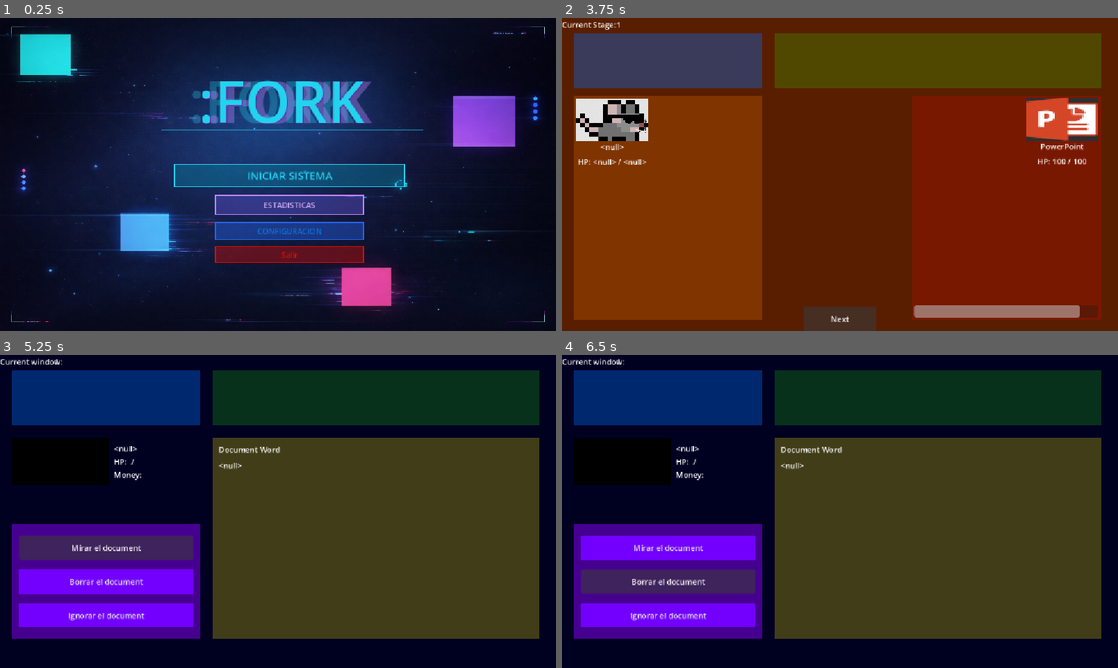
Above: before the commit, frames 1-4 (two rows, left to right).
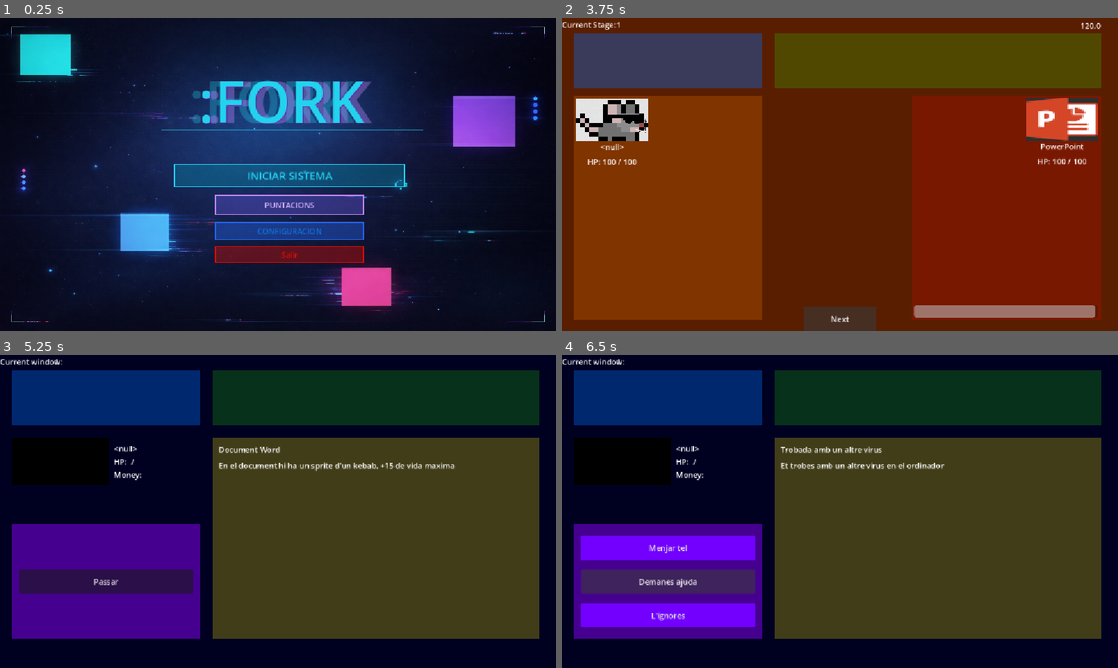
Above: after the commit, the same moments.

Repository: Anderson-Jimenez/-fork
Game: Godot game, scene res://scenes/menu.tscn
Same seed, same stepped clock (60 frames per second), same inputs: the game is played once before the commit and once after it.
Inputs (mouse positions are in pixels of both pictures, inside the frame that each line leads up to):
- Up to frame 1 (0.25 s): no input
- Up to frame 2 (3.75 s): click "ESTADISTICAS" (after the commit: "PUNTACIONS") at 0.5 s; click (840, 293) at 1.25 s, where only the run after the commit has a clickable "Tornar al menu"; click "INICIAR SISTEMA" at 2 s; click "Comenzar" at 2.75 s; click "Next" at 3.5 s
- Up to frame 3 (5.25 s): click "Next" at 4.25 s; click "Mirar el document" at 5 s
- Up to frame 4 (6.5 s): click (667, 580) at 5.75 s, where only the run after the commit has a clickable "Passar"

The runs differ from the first frame. In frame 1, 0.1% of the frame differs, in the area x 47-57%, y 58-61%; in frame 2, 0.3%; in frame 3, 7.8%, in the area x 3-82%, y 34-87%; in frame 4, 1.1%.
Error before the commit: Invalid access to property or key 'NAME' on a base object of type 'Dictionary'. (res://autoloads/characterStats.gd:22)
Error after the commit: Parse Error: Could not find type "SQLite" in the current scope. (res://autoloads/db.gd:3)

Commit message:
cosa d'events i mes merda

Diff:
--- a/autoloads/characterStats.gd
+++ b/autoloads/characterStats.gd
@@ -1,17 +1,23 @@
 extends Node
 
-var nameChar;
-var hp;
-var maxHp;
-var slots = [];
-var money=50;
-var sprite;
-var startingHand;
-var cards = [];
+var nameChar
+var maxHp: int=100
+var hp: int = 100 :
+	set(valor):
+		hp = clampi(valor, 0, maxHp)
 
-var cardActivated = 0;
-var dmgRecived = 0;
-var dmgDealed = 0;
+var slots = []
+var money: int = 50 :
+	set(valor):
+		money = maxi(valor, 0)
+
+var sprite
+var startingHand
+var cards = []
+
+var cardActivated = 0
+var dmgRecived = 0
+var dmgDealed = 0
 
 
 func gameOver():
@@ -20,8 +26,8 @@
 
 func setCharacter(char):
 	nameChar=char["NAME"]
+	maxHp=int(char["HP"])
 	hp=int(char["HP"])
-	maxHp=int(char["HP"])
 	slots=char["SLOTS"]
 	sprite=char["SPRITE"]
 	startingHand=char["SARTING_HAND"]
--- /dev/null
+++ b/autoloads/db.gd
@@ -0,0 +1,56 @@
+extends Node
+
+var db: SQLite
+
+const DB_DESTÍ := "user://puntuacions.db"
+
+func _ready():
+	_crear_i_connectar()
+
+func _crear_i_connectar():
+	db = SQLite.new()
+	db.path = DB_DESTÍ
+	db.verbosity_level = SQLite.QUIET
+
+	if db.open_db():
+		print("Base de dades connectada correctament!")
+	else:
+		push_error("No s'ha pogut obrir la base de dades!")
+		return
+
+	_crear_taules()
+
+func _crear_taules():
+	db.query("
+        CREATE TABLE IF NOT EXISTS puntuacions (
+			id        INTEGER PRIMARY KEY AUTOINCREMENT,
+			personatge   TEXT    NOT NULL,
+			puntuacio INTEGER NOT NULL,
+			estatPartida BOOLEAN NOT NULL,
+            data      TEXT    DEFAULT (date('now'))
+        );
+	")
+
+func _inserir_dades_prova():
+	db.query("SELECT COUNT(*) as total FROM puntuacions;")
+	if db.query_result[0]["total"] == 0:
+		db.query("INSERT INTO puntuacions (personatge, puntuacio, estatPartida) VALUES ('Pep', 9500, 1);")
+		db.query("INSERT INTO puntuacions (personatge, puntuacio, estatPartida) VALUES ('Luciano', 7200, 0);")
+		db.query("INSERT INTO puntuacions (personatge, puntuacio, estatPartida) VALUES ('Anderson', 8800, 1);")
+		print("Dades de prova inserides!")
+
+func _exit_tree():
+	if db:
+		db.close_db()
+
+# ── Mètodes públics ──────────────────────────────
+
+func obtenir_puntuacions(limit: int = 10) -> Array:
+	db.query("SELECT personatge, puntuacio, estatPartida, data FROM puntuacions ORDER BY puntuacio DESC LIMIT %d;" % limit)
+	return db.query_result
+
+func afegir_puntuacio(personatge: String, puntuacio: int, estatPartida: bool) -> void:
+	db.query_with_bindings(
+		"INSERT INTO puntuacions (personatge, puntuacio, estatPartida) VALUES (?, ?, ?);",
+		[personatge, puntuacio, estatPartida]
+	)
--- a/autoloads/gameManager.gd
+++ b/autoloads/gameManager.gd
@@ -4,7 +4,11 @@
 var selectedCharacter = {}
 
 var currentWindow=0
-var currentStage=1
+var totalWindows=0
+
+var currentStage=1 #D'aixo sols hi han 3, hi ha un lio de noms, stages en els altres llocs es del 1 al 30
+var totalStages=1 #D'aixo sols hi han 3, hi ha un lio de noms, stages en els altres llocs es del 1 al 30
+
 var stages={}
 var stageTypes=['battle','randomEvent']
 
@@ -24,6 +28,7 @@
 		get_tree().change_scene_to_file("res://scenes/score.tscn")
 
 	else:
+		totalWindows+=1
 		currentWindow+=1
 		get_tree().change_scene_to_file("res://scenes/"+stages[currentWindow]+".tscn")
 
--- a/autoloads/random_events.gd
+++ b/autoloads/random_events.gd
@@ -18,8 +18,11 @@
 	var text=""
 	match value:
 		1:
-			CharacterStats.money += -100
-			return "Pagas per el office, -100€"
+			if CharacterStats.money<100:
+				return "No tens suficient diners per a pagar el office"
+			else:
+				CharacterStats.money += -100
+				return "Pagas per el office, -100€"
 		2:
 			return "Ignores el office i segueixes amb la teva vida"
 		3:
@@ -120,9 +123,14 @@
 			if probabilitat < 0.90:
 
 				text="Borras el document i no passa res"
-			else:
-				CharacterStats.money+=-50
-				text="Perds 50 monedes"
+
+			else:
+				if CharacterStats.money>50:
+					CharacterStats.money+=-50
+					text="Perds 50 monedes"
+				else:
+					CharacterStats.money=0
+					text="Perds totes les monedes"
 
 			return text
 		3:
@@ -248,8 +256,12 @@
 				text="Aconsegueixes +100€"
 
 			else:
-				CharacterStats.money+=-100
-				text="Perds -100€"
+				if CharacterStats.money>100:
+					CharacterStats.money+=-100
+					text="Perds -100€"
+				else:
+					CharacterStats.money=0
+					text="Perds tots els diners"
 
 			return text
 		2:
@@ -344,8 +356,12 @@
 	var text=""
 	match value:
 		1:
-			CharacterStats.hp = CharacterStats.maxHp
-			return "WinRar t'agraeix per comprar el winrar, et cura tota la vida"
+			if CharacterStats.money>100:
+				CharacterStats.money+=-100
+				CharacterStats.hp = CharacterStats.maxHp
+				return "WinRar t'agraeix per comprar el winrar, et cura tota la vida"
+			else:
+				return "No tens suficients diners per a comprar el winrar, el winrar s'enva trist"
 		2:
 			return "El winrar s'enva trist"
 
@@ -368,10 +384,16 @@
 				text="Trobes una contrasenya, guanyes +25 de vida maxima"
 
 			else:
-				CharacterStats.hp +=-10
-				CharacterStats.maxHp+=-5
-				CharacterStats.money+=-50
-				text="Et perds en el laberint de arxius, perds 10 de vida, 5 de vida maxima i 50€"
+				if CharacterStats.money>50:
+					CharacterStats.hp +=-10
+					CharacterStats.maxHp+=-5
+					CharacterStats.money+=-50
+					text="Et perds en el laberint de arxius, perds 10 de vida, 5 de vida maxima i 50€"
+				else:
+					CharacterStats.hp +=-10
+					CharacterStats.maxHp+=-5
+					CharacterStats.money=0
+					text="Et perds en el laberint de arxius, perds 10 de vida, 5 de vida maxima i perds tots els diners"
 
 			return text
 		2:
@@ -382,17 +404,20 @@
 	var text=""
 	match value:
 		1:
-			CharacterStats.money+=-100
-
-			var probabilitat = randf()
-
-			if probabilitat < 0.50:
-				CharacterStats.hp+=-20
-				text="Perds 20 de vida"
-
-			else:
-				CharacterStats.maxHp+=-10
-				text="Perds 10 de vida maxima"
+			if CharacterStats.money>100:
+				CharacterStats.money+=-100
+
+				var probabilitat = randf()
+
+				if probabilitat < 0.50:
+					CharacterStats.hp+=-20
+					text="Perds 20 de vida"
+
+				else:
+					CharacterStats.maxHp+=-10
+					text="Perds 10 de vida maxima"
+			else:
+				text="No tens diners suficients per a actuialitzar-ho"
 
 			return text
 		2:
@@ -455,8 +480,18 @@
 	var text=""
 	match value:
 		1:
-			CharacterStats.money+=-200
-			return "Decideixes comprar la informació"
+			if CharacterStats.money>200:
+				CharacterStats.money+=-200
+				return "Decideixes comprar la informació"
+
+			else:
+				var probabilitat = randf()
+
+				if probabilitat < 0.30:
+					text="No tens suficients diners per a comprar la informació així que et fiques a buscar, aconsegueixes trobar la informació que necessitaves"
+				else:
+					CharacterStats.hp+=-25
+					text="No tens suficients diners per a comprar la informació així que et fiques a buscar, no aconsegueixes trobar la informació que necessitaves (-25 de vida)"
 		2:
 			var probabilitat = randf()
 
--- a/project.godot
+++ b/project.godot
@@ -22,6 +22,7 @@
 FuncionsCondicions="*uid://daeqynru56nf3"
 Cards="*uid://d30oc24x3joeb"
 RandomEvents="*uid://jpb8munrmftu"
+Db="*uid://cuq1783438qkh"
 
 [display]
 
--- a/resources/enemies/stage1/basicEnemies/outlook.tres
+++ b/resources/enemies/stage1/basicEnemies/outlook.tres
@@ -9,5 +9,6 @@
 enemyStage = 1
 hp = 100
 maxHp = 100
+passiveDmg = 50
 sprite = ExtResource("2_dme84")
 metadata/_custom_type_script = "uid://d1mmp7cbsynok"
--- a/resources/randomEvent/stage1/buscantInfo.tres
+++ b/resources/randomEvent/stage1/buscantInfo.tres
@@ -1,6 +1,6 @@
-[gd_resource type="Resource" script_class="RandomEventData" format=3 uid="uid://dmofvvh63wwwl"]
+[gd_resource type="Resource" script_class="RandomEventData" format=3]
 
-[ext_resource type="Script" uid="uid://copokv2ebi74j" path="res://scripts/resources/ranodmEventData.gd" id="1_203bs"]
+[ext_resource type="Script" path="res://scripts/resources/ranodmEventData.gd" id="1_203bs"]
 
 [resource]
 script = ExtResource("1_203bs")
@@ -11,4 +11,5 @@
 opcio1Value = 1
 opcio2 = "Escapar rapidament"
 opcio2Value = 2
+happend = true
 metadata/_custom_type_script = "uid://copokv2ebi74j"
--- a/resources/randomEvent/stage1/documentExcel.tres
+++ b/resources/randomEvent/stage1/documentExcel.tres
@@ -1,6 +1,6 @@
-[gd_resource type="Resource" script_class="RandomEventData" format=3 uid="uid://cfv46wj0vx7fh"]
+[gd_resource type="Resource" script_class="RandomEventData" format=3]
 
-[ext_resource type="Script" uid="uid://copokv2ebi74j" path="res://scripts/resources/ranodmEventData.gd" id="1_3e5vm"]
+[ext_resource type="Script" path="res://scripts/resources/ranodmEventData.gd" id="1_3e5vm"]
 
 [resource]
 script = ExtResource("1_3e5vm")
@@ -13,4 +13,5 @@
 opcio2Value = 2
 opcio3 = "Ignorar el document"
 opcio3Value = 3
+happend = true
 metadata/_custom_type_script = "uid://copokv2ebi74j"
--- a/resources/randomEvent/stage1/documentWord.tres
+++ b/resources/randomEvent/stage1/documentWord.tres
@@ -1,6 +1,6 @@
-[gd_resource type="Resource" script_class="RandomEventData" format=3 uid="uid://b1amk7tn8mmxe"]
+[gd_resource type="Resource" script_class="RandomEventData" format=3]
 
-[ext_resource type="Script" uid="uid://copokv2ebi74j" path="res://scripts/resources/ranodmEventData.gd" id="1_ianwc"]
+[ext_resource type="Script" path="res://scripts/resources/ranodmEventData.gd" id="1_ianwc"]
 
 [resource]
 script = ExtResource("1_ianwc")
@@ -13,4 +13,5 @@
 opcio2Value = 2
 opcio3 = "Ignorar el document"
 opcio3Value = 3
+happend = true
 metadata/_custom_type_script = "uid://copokv2ebi74j"
--- a/resources/randomEvent/stage1/pagamentDOffice.tres
+++ b/resources/randomEvent/stage1/pagamentDOffice.tres
@@ -1,6 +1,6 @@
-[gd_resource type="Resource" script_class="RandomEventData" format=3 uid="uid://cq5efy0mutdbk"]
+[gd_resource type="Resource" script_class="RandomEventData" format=3]
 
-[ext_resource type="Script" uid="uid://copokv2ebi74j" path="res://scripts/resources/ranodmEventData.gd" id="1_lg6yf"]
+[ext_resource type="Script" path="res://scripts/resources/ranodmEventData.gd" id="1_lg6yf"]
 
 [resource]
 script = ExtResource("1_lg6yf")
@@ -13,4 +13,5 @@
 opcio2Value = 2
 opcio3 = "Intentar hackejar el office"
 opcio3Value = 3
+happend = true
 metadata/_custom_type_script = "uid://copokv2ebi74j"
--- a/resources/randomEvent/stage1/portObert.tres
+++ b/resources/randomEvent/stage1/portObert.tres
@@ -1,6 +1,6 @@
-[gd_resource type="Resource" script_class="RandomEventData" format=3 uid="uid://claoropxpt7jb"]
+[gd_resource type="Resource" script_class="RandomEventData" format=3]
 
-[ext_resource type="Script" uid="uid://copokv2ebi74j" path="res://scripts/resources/ranodmEventData.gd" id="1_b0qw0"]
+[ext_resource type="Script" path="res://scripts/resources/ranodmEventData.gd" id="1_b0qw0"]
 
 [resource]
 script = ExtResource("1_b0qw0")
@@ -11,4 +11,5 @@
 opcio1Value = 1
 opcio2 = "No entrar"
 opcio2Value = 2
+happend = true
 metadata/_custom_type_script = "uid://copokv2ebi74j"
--- a/resources/randomEvent/stage1/powerPoint.tres
+++ b/resources/randomEvent/stage1/powerPoint.tres
@@ -1,6 +1,6 @@
-[gd_resource type="Resource" script_class="RandomEventData" format=3 uid="uid://b8ycwdljqmuhv"]
+[gd_resource type="Resource" script_class="RandomEventData" format=3]
 
-[ext_resource type="Script" uid="uid://copokv2ebi74j" path="res://scripts/resources/ranodmEventData.gd" id="1_ncmwq"]
+[ext_resource type="Script" path="res://scripts/resources/ranodmEventData.gd" id="1_ncmwq"]
 
 [resource]
 script = ExtResource("1_ncmwq")
@@ -11,4 +11,5 @@
 opcio1Value = 1
 opcio2 = "Borrar la presentació"
 opcio2Value = 2
+happend = true
 metadata/_custom_type_script = "uid://copokv2ebi74j"
--- a/resources/randomEvent/stage1/trobadaVirus.tres
+++ b/resources/randomEvent/stage1/trobadaVirus.tres
@@ -1,6 +1,6 @@
-[gd_resource type="Resource" script_class="RandomEventData" format=3 uid="uid://c7e88xh7rsnb"]
+[gd_resource type="Resource" script_class="RandomEventData" format=3]
 
-[ext_resource type="Script" uid="uid://copokv2ebi74j" path="res://scripts/resources/ranodmEventData.gd" id="1_gnkyr"]
+[ext_resource type="Script" path="res://scripts/resources/ranodmEventData.gd" id="1_gnkyr"]
 
 [resource]
 script = ExtResource("1_gnkyr")
@@ -13,4 +13,5 @@
 opcio2Value = 2
 opcio3 = "L'ignores"
 opcio3Value = 3
+happend = true
 metadata/_custom_type_script = "uid://copokv2ebi74j"
--- a/scenes/menu.tscn
+++ b/scenes/menu.tscn
@@ -125,7 +125,7 @@
 size_flags_horizontal = 3
 theme_override_colors/font_color = Color(0.84705883, 0.7058824, 0.99607843, 1)
 theme_override_styles/normal = SubResource("StyleBoxFlat_con2f")
-text = "ESTADISTICAS"
+text = "PUNTACIONS	"
 
 [node name="Start" type="Button" parent="." unique_id=205049549]
 layout_mode = 0
--- /dev/null
+++ b/scenes/puntuacions.tscn
@@ -0,0 +1,139 @@
+[gd_scene format=3 uid="uid://drsf2n6w7nw1h"]
+
+[ext_resource type="Texture2D" uid="uid://b3admlsnssgvu" path="res://images/mainScreen.png" id="1_0d5dl"]
+[ext_resource type="Script" uid="uid://u0aops5f8ygi" path="res://scripts/puntuacions.gd" id="2_ya4nw"]
+
+[sub_resource type="LabelSettings" id="LabelSettings_ya4nw"]
+paragraph_spacing = 2.0
+font_size = 100
+font_color = Color(0.13333334, 0.827451, 0.93333334, 1)
+shadow_size = 0
+shadow_color = Color(0.5098712, 0.001033271, 0.6544658, 1)
+
+[sub_resource type="LabelSettings" id="LabelSettings_und10"]
+font_size = 100
+font_color = Color(0.13333334, 0.827451, 0.93333334, 0.3019608)
+
+[sub_resource type="LabelSettings" id="LabelSettings_q35on"]
+font_size = 100
+font_color = Color(0.7529412, 0.5176471, 0.9882353, 0.38039216)
+shadow_size = 0
+
+[sub_resource type="StyleBoxFlat" id="StyleBoxFlat_0d5dl"]
+bg_color = Color(0.8494162, 0.050708726, 0, 0.39100003)
+border_width_left = 2
+border_width_top = 2
+border_width_right = 2
+border_width_bottom = 2
+border_color = Color(0.8509804, 0.050980393, 0, 1)
+
+[node name="Puntuacions" type="Control" unique_id=1180671318]
+layout_mode = 3
+anchors_preset = 15
+anchor_right = 1.0
+anchor_bottom = 1.0
+grow_horizontal = 2
+grow_vertical = 2
+
+[node name="TextureRect" type="TextureRect" parent="." unique_id=308462453]
+layout_mode = 1
+anchors_preset = 15
+anchor_right = 1.0
+anchor_bottom = 1.0
+grow_horizontal = 2
+grow_vertical = 2
+texture = ExtResource("1_0d5dl")
+expand_mode = 3
+
+[node name="Label" type="Label" parent="TextureRect" unique_id=1984921766]
+z_index = 1
+layout_mode = 1
+anchors_preset = -1
+anchor_left = 0.50600004
+anchor_top = 0.263
+anchor_right = 0.50600004
+anchor_bottom = 0.263
+offset_left = -429.91205
+offset_top = -167.42401
+offset_right = 430.08795
+offset_bottom = -2.4240112
+grow_horizontal = 2
+grow_vertical = 2
+text = "PUNTUACIONS"
+label_settings = SubResource("LabelSettings_ya4nw")
+horizontal_alignment = 1
+
+[node name="Label3" type="Label" parent="TextureRect" unique_id=865345077]
+layout_mode = 0
+offset_left = 206.0
+offset_top = -1.0
+offset_right = 1066.0
+offset_bottom = 164.0
+text = "PUNTUACIONS"
+label_settings = SubResource("LabelSettings_und10")
+
+[node name="Label2" type="Label" parent="TextureRect" unique_id=1717620306]
+layout_mode = 1
+anchors_preset = -1
+anchor_bottom = 0.006
+offset_left = 235.0
+offset_top = 1.0
+offset_right = 1095.0
+offset_bottom = 165.01001
+text = "PUNTUACIONS"
+label_settings = SubResource("LabelSettings_q35on")
+
+[node name="ColorRect" type="ColorRect" parent="." unique_id=1707453082]
+layout_mode = 1
+anchors_preset = -1
+anchor_left = 0.109000005
+anchor_top = 0.19100001
+anchor_right = 0.89100003
+anchor_bottom = 0.809
+offset_left = 0.43199158
+offset_top = 0.231987
+offset_right = -0.43200684
+offset_bottom = -0.23199463
+grow_horizontal = 2
+grow_vertical = 2
+pivot_offset = Vector2(450, 200)
+color = Color(0, 0, 0, 0.77254903)
+script = ExtResource("2_ya4nw")
+metadata/_edit_use_anchors_ = true
+
+[node name="VBoxContainer" type="VBoxContainer" parent="ColorRect" unique_id=138454345]
+layout_mode = 1
+anchors_preset = 15
+anchor_right = 1.0
+anchor_bottom = 1.0
+offset_left = 147.0
+offset_top = 27.0
+offset_right = -153.0
+offset_bottom = -23.0
+grow_horizontal = 2
+grow_vertical = 2
+
+[node name="Label" type="Label" parent="." unique_id=2104033515]
+layout_mode = 1
+anchors_preset = -1
+anchor_right = 0.035
+anchor_bottom = 0.035
+offset_right = -0.3199997
+offset_bottom = 0.3199997
+
+[node name="Button" type="Button" parent="." unique_id=1674982209]
+layout_mode = 1
+anchors_preset = -1
+anchor_left = 0.3654514
+anchor_top = 0.8518519
+anchor_right = 0.634
+anchor_bottom = 0.90632105
+offset_top = -1.0
+offset_right = 0.63201904
+offset_bottom = -0.2960205
+grow_horizontal = 2
+theme_override_colors/font_color = Color(0.8509804, 0.050980393, 0, 1)
+theme_override_styles/normal = SubResource("StyleBoxFlat_0d5dl")
+text = "Tornar al menu"
+
+[connection signal="button_up" from="Button" to="ColorRect" method="_on_button_button_up"]
--- a/scripts/bossBattle.gd
+++ b/scripts/bossBattle.gd
@@ -22,6 +22,7 @@
 
 func _on_button_up_next_stage() -> void:
 	GameManager.currentStage+=1
+	GameManager.totalStages+=1
 	GameManager.nextStage()
 
 func load_enemies():
--- a/scripts/game_over.gd
+++ b/scripts/game_over.gd
@@ -6,7 +6,8 @@
 func _ready() -> void:
 	var value = (GameManager.currentWindow / 30.0) * 100
 	quantity.text = str(int(value))
-
+	var puntuacioTotal=(GameManager.totalWindows*100)+(GameManager.totalStages*1000)+(CharacterStats.money*10)
+	Db.afegir_puntuacio(CharacterStats.nameChar, puntuacioTotal, 0)
 	$ScoreContent/AnimationPlayer.play("scorePopup")
 
 
--- a/scripts/menu.gd
+++ b/scripts/menu.gd
@@ -10,7 +10,7 @@
 
 
 func _on_stats_pressed() -> void:
-	pass # Replace with function body.
+	get_tree().change_scene_to_file("res://scenes/puntuacions.tscn")
 
 
 func _on_quit_pressed() -> void:
--- /dev/null
+++ b/scripts/puntuacions.gd
@@ -0,0 +1,53 @@
+extends Control
+
+@onready var list = $VBoxContainer
+
+# Called when the node enters the scene tree for the first time.
+func _ready() -> void:
+	print(Db.obtenir_puntuacions(10))
+	carregar_puntuacions()
+
+# Called every frame. 'delta' is the elapsed time since the previous frame.
+func _process(delta: float) -> void:
+	pass
+
+
+func _on_button_button_up() -> void:
+	get_tree().change_scene_to_file("res://scenes/menu.tscn")
+
+
+func carregar_puntuacions():
+	var scores = Db.obtenir_puntuacions(10)
+
+	for i in scores.size():
+		var score = scores[i]
+
+		# Crea una fila HBox per cada puntuació
+		var row = HBoxContainer.new()
+		row.add_theme_constant_override("separation", 20)
+
+		# Nom del jugador
+		var label_nom = Label.new()
+		label_nom.text = score["personatge"]
+		label_nom.custom_minimum_size.x = 150
+		# Puntuació
+		var label_pts = Label.new()
+		label_pts.text = "%d pts" % score["puntuacio"]
+
+		var label_status = Label.new()
+		if score["estatPartida"]==1:
+			label_status.text = "Guanyada"
+		else:
+			label_status.text = "Perduda"
+
+		var label_date = Label.new()
+		label_date.text = score["data"]
+
+		# Afegeix els labels a la fila
+		row.add_child(label_nom)
+		row.add_child(label_pts)
+		row.add_child(label_status)
+		row.add_child(label_date)
+
+		# Afegeix la fila al VBox
+		list.add_child(row)
--- a/scripts/score.gd
+++ b/scripts/score.gd
@@ -8,6 +8,9 @@
 	$TextSpam.play("text_spam")
 	$ScoreContent/AnimationPlayer.play("scorePopup")
 	$ScoreContent/Label/AnimationPlayer.play("text_wobble")
+
+	var puntuacioTotal=(GameManager.totalWindows*100)+(GameManager.totalStages*1000)+(CharacterStats.money*10)
+	Db.afegir_puntuacio(CharacterStats.nameChar, puntuacioTotal, 1)
 
 
 # Called every frame. 'delta' is the elapsed time since the previous frame.
Not shown, added: addons/godot-sqlite/gdsqlite.gdextension.uid
Not shown, added: addons/godot-sqlite/godot-sqlite.gd
Not shown, added: addons/godot-sqlite/godot-sqlite.gd.uid
Not shown, added: addons/godot-sqlite/plugin.cfg
Not shown, added: autoloads/db.gd.uid
Not shown, added: scripts/puntuacions.gd.uid
Not shown, added: addons/godot-sqlite/LICENSE.md
Not shown, added: addons/godot-sqlite/bin/libgdsqlite.android.template_debug.arm64.so
Not shown, added: addons/godot-sqlite/bin/libgdsqlite.android.template_debug.x86_64.so
Not shown, added: addons/godot-sqlite/bin/libgdsqlite.android.template_release.arm64.so
Not shown, added: addons/godot-sqlite/bin/libgdsqlite.android.template_release.x86_64.so
Not shown, added: addons/godot-sqlite/bin/libgdsqlite.ios.template_debug.arm64.dylib
(and 24 more such lines)
